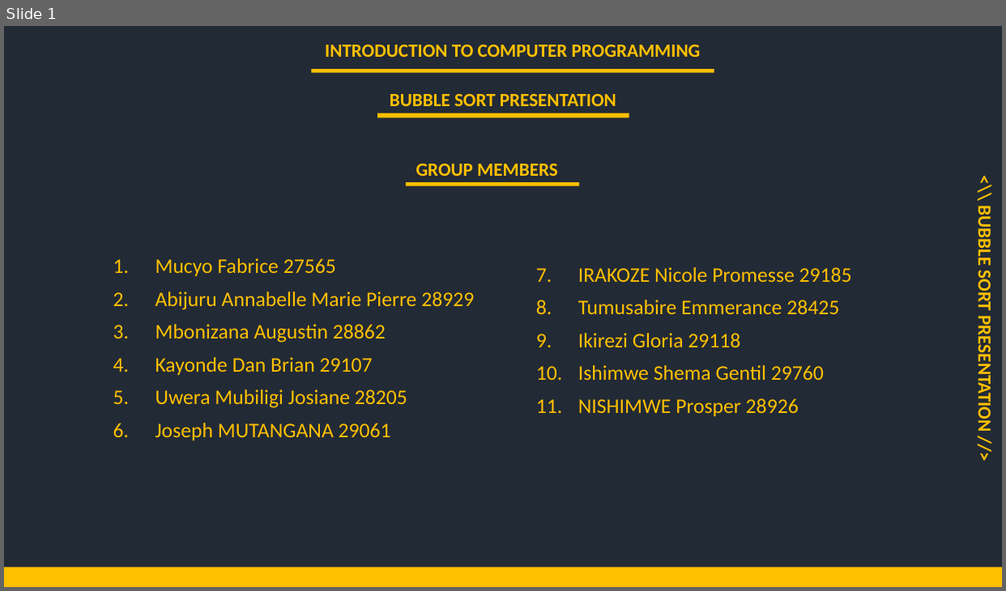
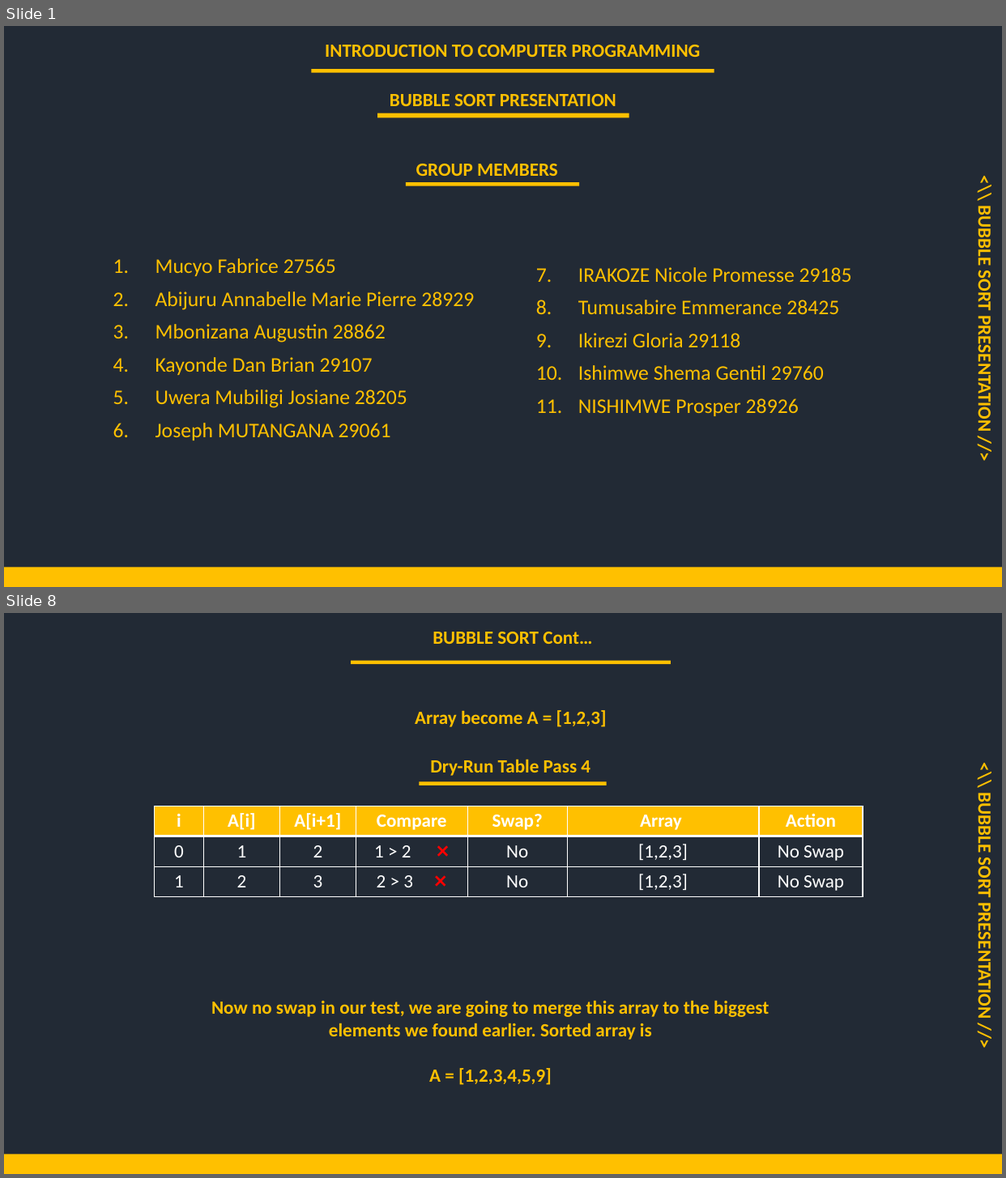
Before and after one commit to mutanganajoseph/Documents, a slide deck: auca/Sem-3/ICP/Assignment/Solution/Group4_Bubble_Sort_Presentation.pptx. Shown one above the other, each under a label of ours: slide 1 before the commit, slides 1 and 8 after it; the slides between them are not shown. The pictures are 1006x591 and 1006x1178 pixels, drawn with LibreOffice and Linux fonts; fonts in the diff are those of the drawing. Boxes give left, top, right and bottom in pixels: in the first picture for what was removed or moved away, otherwise in the second. Text is boxed around its words. In the diff, an @@ line names an element or a change of style, - is before the commit and + after.

```diff
--- a/auca/Sem-3/ICP/Assignment/Solution/Group4_Bubble_Sort_Presentation.pptx
+++ b/auca/Sem-3/ICP/Assignment/Solution/Group4_Bubble_Sort_Presentation.pptx
@@ slide 8 added at (4,613,1002,1174), background #222A35 @@
@@ text added at (432,632,592,644), 18 pt, text #FFC000, bold @@
+BUBBLE SORT Cont…
@@ rectangle added at (351,660,671,664), fill #FFC000 @@
@@ text added at (415,710,607,727), 18 pt, text #FFC000, bold @@
+Array become A = [1,2,3]
@@ rectangle added at (419,782,607,786), fill #FFC000 @@
@@ text added at (430,759,590,776), 18 pt, text #FFC000, bold @@
+Dry-Run Table Pass 4
@@ table added at (155,806,863,897), 3 rows, 7 columns @@
+i | A[i] | A[i+1] | Compare | Swap? | Array | Action
+0 | 1 | 2 | 1 > 2 ❌ | No | [1,2,3] | No Swap
+1 | 2 | 3 | 2 > 3 ❌ | No | [1,2,3] | No Swap
@@ text added at (974,798,996,1016), 18 pt, text #FFC000, bold @@
+<\\ BUBBLE SORT PRESENTATION //>
@@ text added at (211,1000,769,1085), 18 pt, text #FFC000, bold @@
+Now no swap in our test, we are going to merge this array to the biggest elements we found earlier. Sorted array is
+A = [1,2,3,4,5,9]
@@ rectangle added at (4,1154,1002,1174), fill #FFC000 @@
```
Also in this commit, not shown: 3 slides changed, 10 other slides added, 2 other files.
